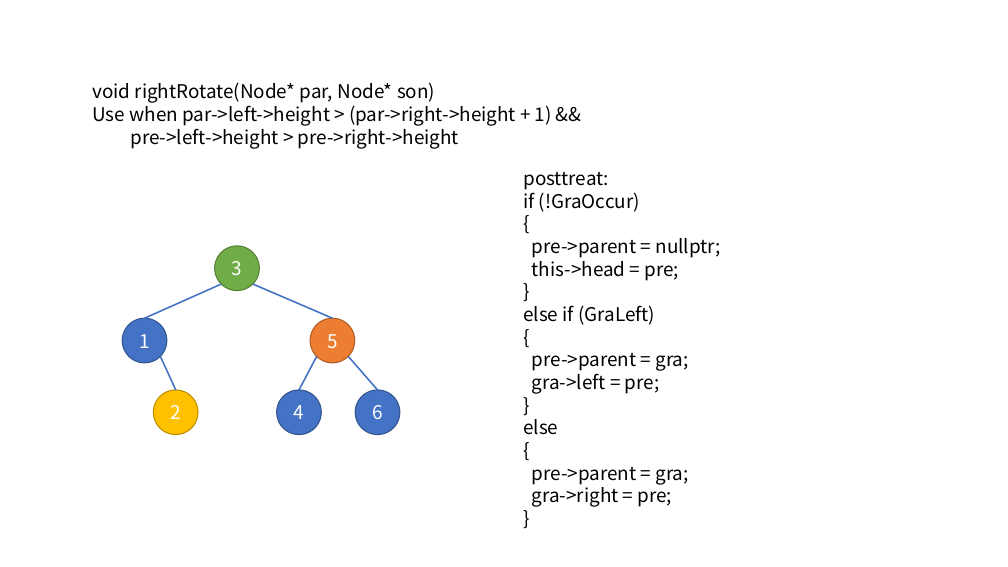
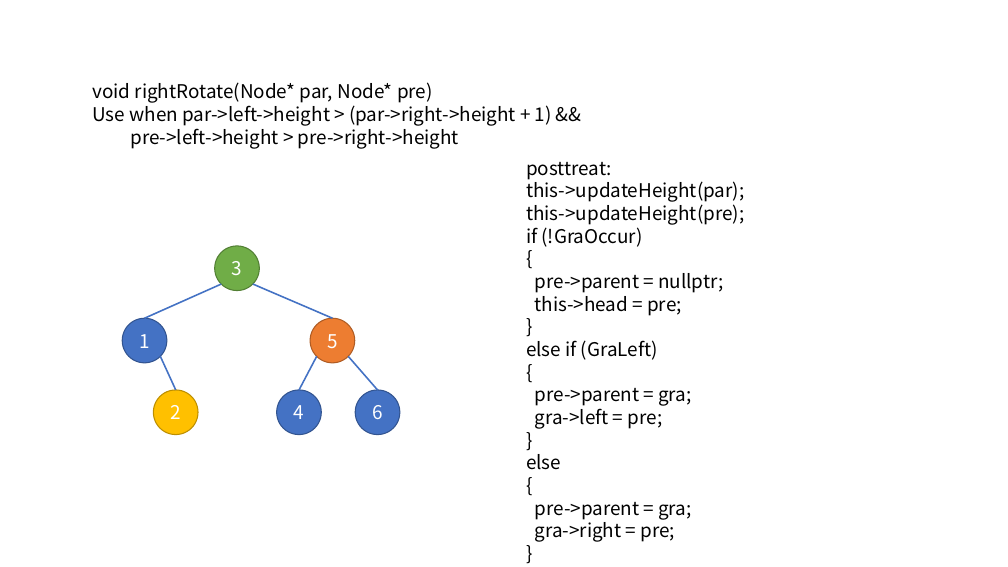
Before and after one commit to blacksea3/C--STL-test, a slide deck: slide 12 of other/CppAlgs/AVLtree.pptx. Drawn at 1008x567 pixels with LibreOffice and Linux fonts; fonts in the diff are those of the drawing. Boxes give left, top, right and bottom in pixels: in the first picture for what was removed or moved away, otherwise in the second. Text is boxed around its words. In the diff, an @@ line names an element or a change of style, - is before the commit and + after.

```diff
--- a/other/CppAlgs/AVLtree.pptx
+++ b/other/CppAlgs/AVLtree.pptx
@@ text at box(92, 82, 433, 103): text changed @@
-void rightRotate(Node* par, Node* son)
+void rightRotate(Node* par, Node* pre)
@@ text "posttreat:": place and size @@
-text "posttreat:" at box(523, 172, 720, 507)
+text "posttreat:" at box(526, 162, 744, 542)
@@ text at box(526, 178, 744, 225): paragraphs added @@
+this->updateHeight(par);
+this->updateHeight(pre);
```
Also in this commit, not shown: 15 other slides changed, 1 slide added, 2 slides removed, 1 other file.
